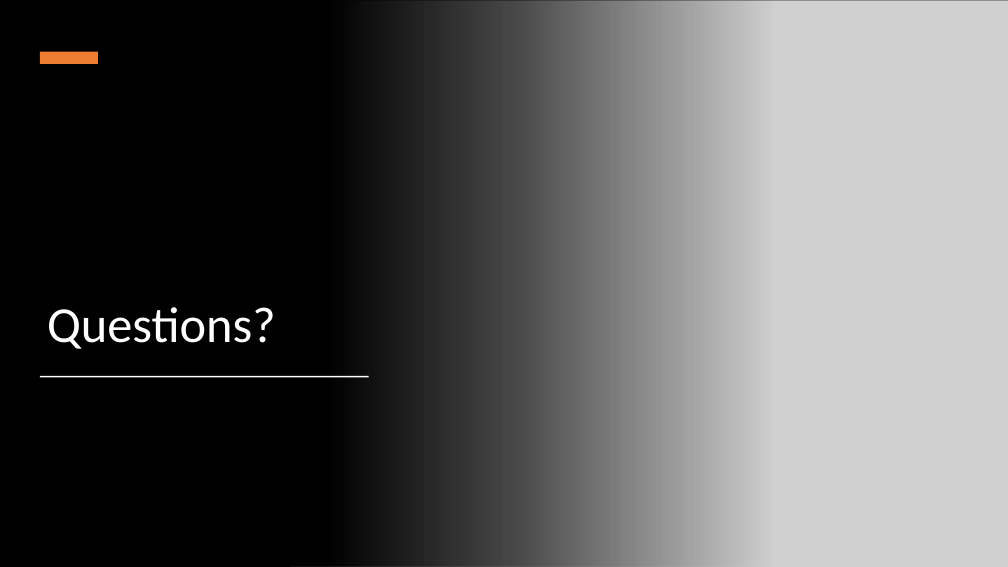
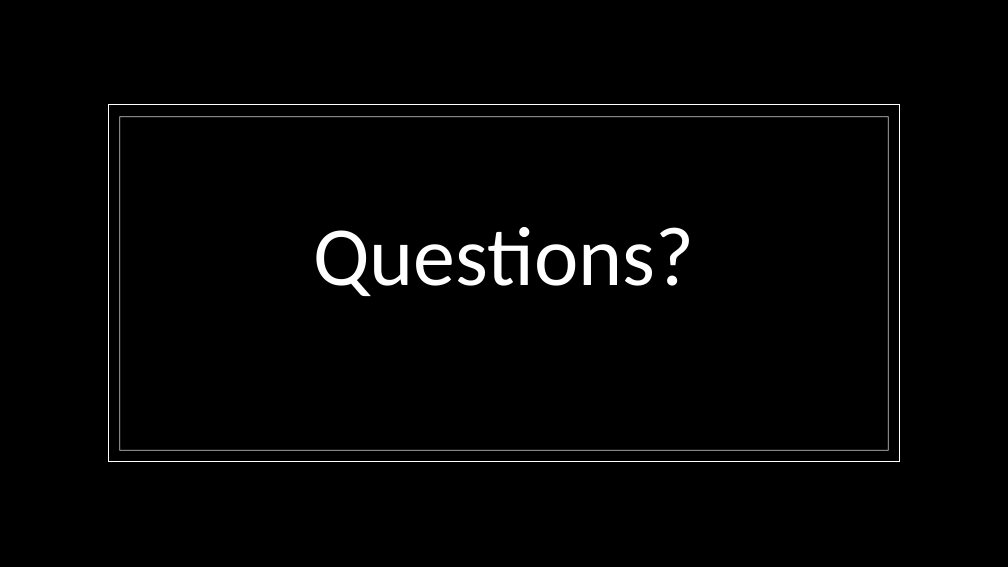
Before and after one commit to GJComber/Non_Fungible_Fashion, a slide deck: slide 13 of Resources/Presentation.pptx (slide 11 before the commit). Drawn at 1008x567 pixels with LibreOffice and Linux fonts; fonts in the diff are those of the drawing; grey boxes stand for pictures; background and template pictures are left out. Boxes give left, top, right and bottom in pixels: in the first picture for what was removed or moved away, otherwise in the second. Text is boxed around its words. In the diff, an @@ line names an element or a change of style, - is before the commit and + after.

Commit message:
Presentation

```diff
--- a/Resources/Presentation.pptx
+++ b/Resources/Presentation.pptx
@@ picture removed at (291,0,1008,567) @@
@@ rectangle removed at (40,52,98,64) @@
@@ rectangle: place and size @@
-rectangle at (0,0,772,567)
+rectangle at (108,105,900,461)
@@ rectangle at (108,105,900,461): fill gradient #000000 to none; outline none to #FFFFFF 0.75 pt @@
@@ rectangle added at (119,116,889,450), outline #FFFFFF 0.75 pt @@
@@ title "Questions?": place and size @@
-title "Questions?" at (47,307,276,349)
+title "Questions?" at (313,227,694,296)
@@ title "Questions?" at (313,227,694,296): size 48 to 80 pt; alignment left to centre; vertical alignment bottom to middle @@
@@ rectangle removed at (40,376,369,377) @@
```
Also in this commit, not shown: 2 other slides changed, 2 slides added.
